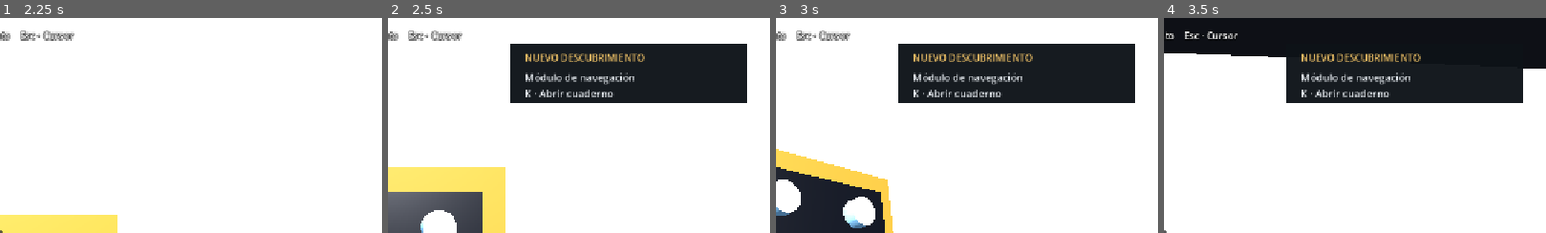
Above: before the commit, frames 1-4 (left to right).
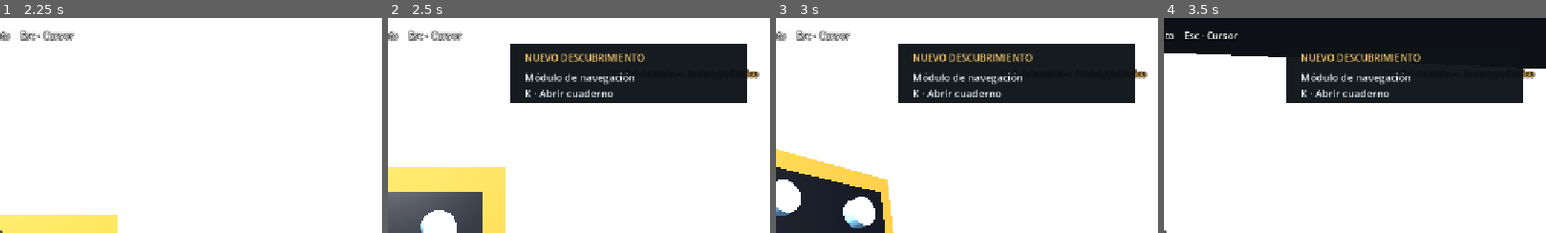
Above: after the commit, the same moments.

Repository: IDozy/starlightlegacy
Game: Godot game, scene res://scenes/main/main.tscn
Same seed, same stepped clock (60 frames per second), same inputs: the game is played once before the commit and once after it.
Inputs (mouse positions are % of the whole screen's width and height, from its top left):
- Up to frame 1 (2.25 s): tap Enter at 0.5, 2.1 s; move the mouse to (55, 50) at 0.52 s; hold W from 0.53 s (still down); tap E at 0.6, 1.35 s; click (55, 50) at 0.67 s; tap Space at 0.77, 1.52 s; move the mouse to (45, 50) at 1.27 s; move the mouse to (52, 48) at 2.02 s
- Up to frame 2 (2.5 s): keep holding W; tap E at 2.3 s
- Up to frame 3 (3 s): keep holding W; tap Space at 2.75 s; move the mouse to (49, 52) at 2.77 s; tap Z at 2.85 s; click (49, 52) at 2.92 s
- Up to frame 4 (3.5 s): keep holding W; tap Space at 3.02 s; tap E at 3.05 s
The pictures show only the part of the screen within x 50-100%, y 0-50%; the shares and areas given below are measured in that part.

Frame 1 is identical in both runs. In frame 2, 0.1% of the frame differs, in the area x 94-98%, y 23-29%; in frame 3, 0.1%; in frame 4, 0.1%.

Commit message:
debug: trace interact dispatch without changing behavior

Diff:
--- a/scenes/player/player.gd
+++ b/scenes/player/player.gd
@@ -46,6 +46,13 @@
 
 	if event is InputEventKey and event.pressed and not event.echo:
 		if event.keycode == KEY_E and _current_interactable != null:
+			var main_node := get_parent()
+			if main_node != null and main_node.has_method("set_interaction_debug"):
+				main_node.call(
+					"set_interaction_debug",
+					"1 · E detectada → %s" % _current_interactable.name
+				)
+
 			_current_interactable.call("interact", self)
 			return
 
